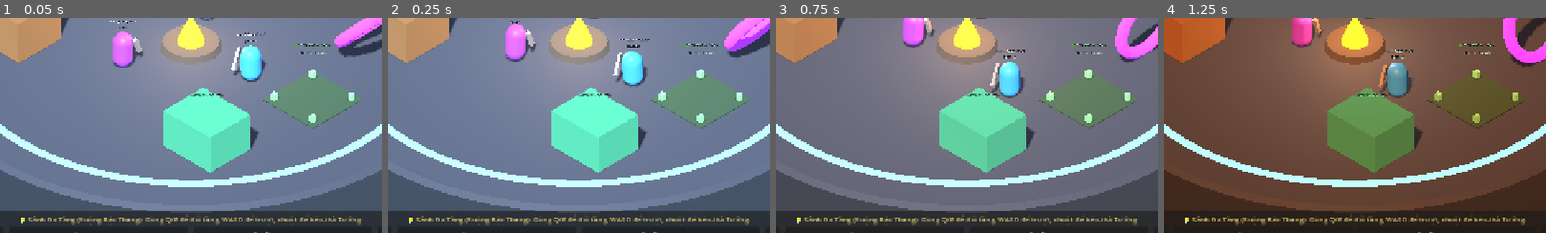
Above: before the commit, frames 1-4 (left to right).
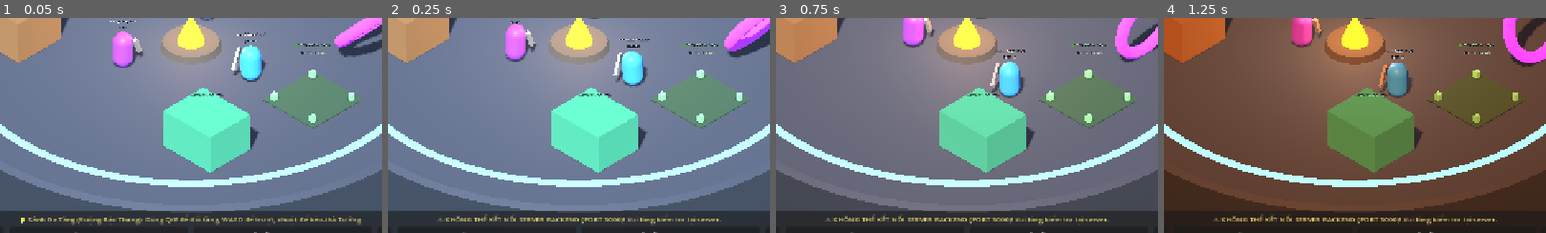
Above: after the commit, the same moments.

Repository: Zombie3012/infinity_gacha
Game: Godot game, scene res://scenes/base/isometric_base_3d.tscn
The game is run twice, just before and just after one commit, with the same random seed, the same clock (stepped at 60 frames per second) and the same inputs.
Inputs:
- Up to frame 1 (0.05 s): no input
- Up to frame 2 (0.25 s): no input
- Up to frame 3 (0.75 s): click "🌤️ Ngày" at 0.5 s
- Up to frame 4 (1.25 s): no input
The pictures show only the part of the screen within x 25-75%, y 43-93%; the shares and areas given below are measured in that part.

Frame 1 is identical in both runs. In frame 2, 1.3% of the frame differs, in the area x 5-95%, y 91-97%; in frame 3, 1.3%; in frame 4, 1.3%.

Commit message:
fix(client): add offline warning banner when backend connection fails

Diff:
--- a/client-godot/scenes/base/isometric_base_3d.gd
+++ b/client-godot/scenes/base/isometric_base_3d.gd
@@ -155,6 +155,8 @@
 			GameState.master_name,
 			GameState.master_level
 		]
+	else:
+		status_banner_label.text = "⚠️ KHÔNG THỂ KẾT NỐI SERVER BACKEND (PORT 3000)! Vui lòng kiểm tra lại server."
 
 func _setup_landmark_metadata() -> void:
 	bonfire_body.set_meta("interactable_type", "LANDMARK")
